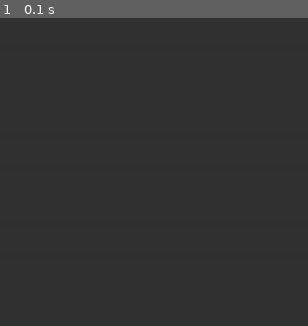
Above: before the commit, frame 1.
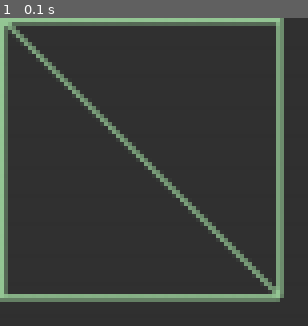
Above: after the commit, the same moment.

Repository: chebur5581/GraphicEngine_v1
Game: pygame game, started from 2D/main.py
Two runs of this game, one before a commit and one after it. Both use one fixed random seed, a clock stepped at 60 frames per second and the inputs below.
Inputs:
- Up to frame 1 (0.1 s): no input

The runs differ from the first frame. In frame 1, 12% of the frame differs, in the area x 0-93%, y 0-93%.

Commit message:
working engine with creating objects and world's class

Diff:
--- a/2D/main.py
+++ b/2D/main.py
@@ -1,16 +1,21 @@
 import pygame as pg
-import numpy as np
-import math
+from world import World
 
-class App():
+
+class App():  # главное окно приложения
     def __init__(self, WIDTH=1300, HEIGHT=700):
         pg.init()
         self.screen = pg.display.set_mode([WIDTH, HEIGHT])
         self.clock = pg.time.Clock()
 
+        self.world = World(self.screen)  # класс со всеми объектами
+
     def run(self):
         while True:
             self.screen.fill((50, 50, 50))
+
+            self.world.render_world()  # отрисовка всех объектов
+
             [exit() for i in pg.event.get() if i.type == pg.QUIT]
 
             pg.display.set_caption(str(self.clock.get_fps()))
--- /dev/null
+++ b/2D/object.py
@@ -0,0 +1,30 @@
+import pygame as pg
+import numpy as np
+import math
+
+class Object():  # класс для создания объектов.
+    def __init__(self, vertex, facets, pos, screen):
+        self.vertex = vertex  # вершины
+        self.facets = facets  # грани
+        self.x, self.y, = pos  # позиция
+
+        self.basis = np.array([(1, 0),  # базисы
+                               (0, 1)])
+
+        self.screen = screen  # экран на котором происходит отрисовка
+
+    def render(self):  # обработка граней и добавление в массив точек которые нужно объединить в полигон
+        for facet in self.facets:
+            sub_poly = []
+            for ind in facet:
+                sub_poly.append(self.vertex[ind])
+            self.draw_poly(sub_poly)  # вызов функции отрисовки полигона
+
+    def draw_poly(self, vertex):  # отрисовка полигона исходя из переданных ему вершин
+        poly = []
+        for vert in enumerate(vertex):
+            poly.append(vert[1][0] * self.basis[0] + vert[1][1] * self.basis[1])
+            # ^вычисление положения точки/вектора изходя из базисов^
+            poly[vert[0]][0] += self.x  # смещение
+            poly[vert[0]][1] += self.y
+        pg.draw.polygon(self.screen, (150, 200, 150), poly, 2)
--- /dev/null
+++ b/2D/world.py
@@ -0,0 +1,21 @@
+import pygame as pg
+import numpy as np
+from object import Object
+import math
+
+class World():  # класс всех объектов на экране
+    def __init__(self, screen):
+        self.screen = screen
+
+        self.create_objects()  # вызов функции создания объектов
+
+    def create_objects(self):  # создание объектов с вершинами
+        self.cube_1 = self.quad((0, 0), 100)
+
+    # функция квадрата
+    def quad(self, pos, size=float or int, facets=np.array([((0, 1, 2)), ((0, 2, 3))])):
+        vert = np.array([(0, 0), (size, 0), (size, size), (0, size)])
+        return Object(vert, facets, pos, self.screen)
+
+    def render_world(self):  # отрисовка всех объектов
+        self.cube_1.render()
